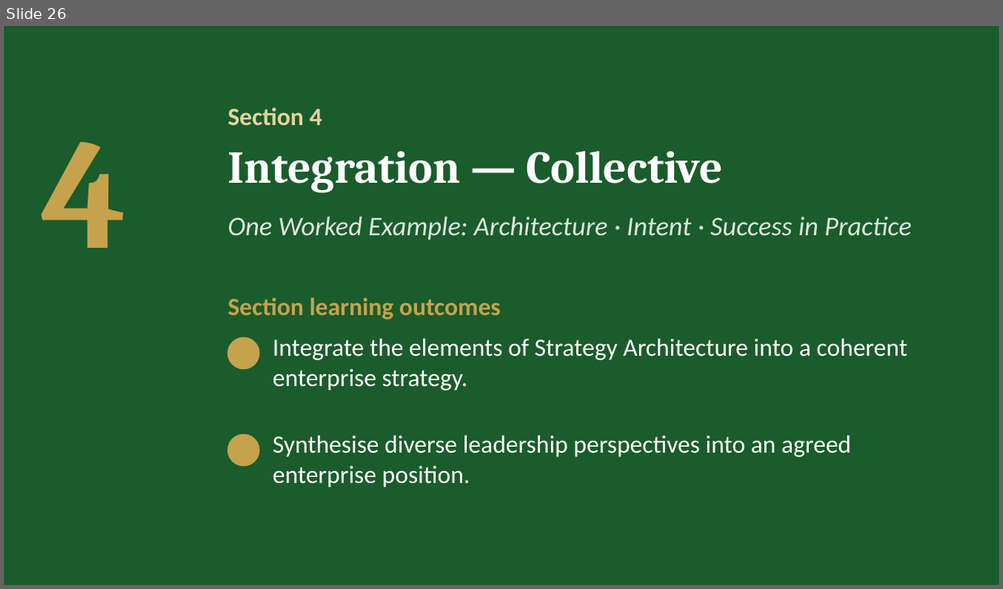
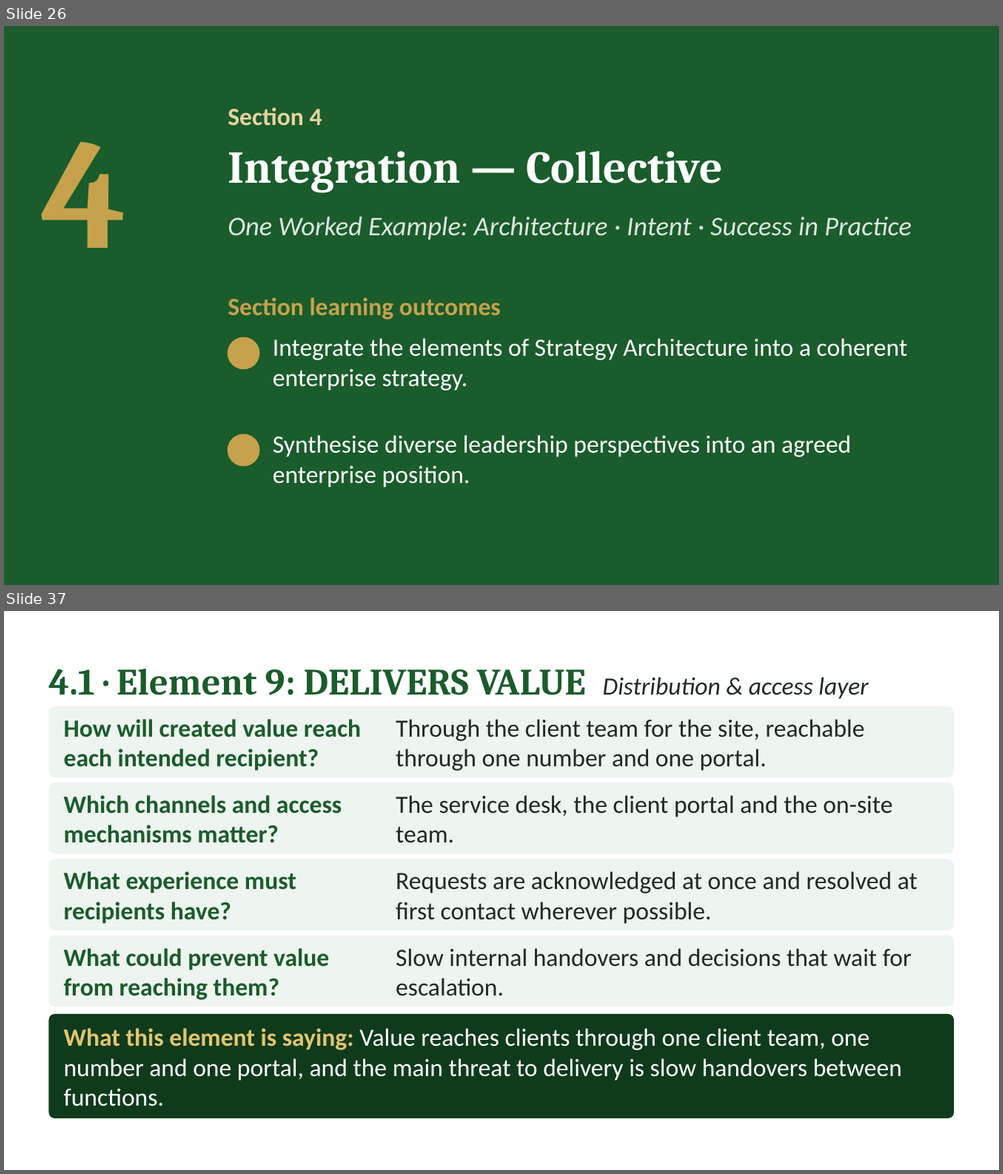
Before and after one commit to IBSL26/ibsl-platform, a slide deck: Unit decks/Unit 02 - Strategy Visioning & Success in Practice (SiP).pptx. Shown one above the other, each under a label of ours: slide 26 before the commit, slides 26 and 37 after it; the slides between them are not shown. The pictures are 1003x589 and 1003x1174 pixels, drawn with LibreOffice and Linux fonts; fonts in the diff are those of the drawing; background and template pictures are left out. Boxes give left, top, right and bottom in pixels: in the first picture for what was removed or moved away, otherwise in the second. Text is boxed around its words. In the diff, an @@ line names an element or a change of style, - is before the commit and + after.

```diff
--- a/Unit decks/Unit 02 - Strategy Visioning & Success in Practice (SiP).pptx
+++ b/Unit decks/Unit 02 - Strategy Visioning & Success in Practice (SiP).pptx
@@ slide 37 added at (x1=4, y1=611, x2=999, y2=1170), background #FFFFFF @@
@@ text added at (x1=48, y1=669, x2=868, y2=699), 36 pt, text #1A5C2C, bold @@
+4.1 · Element 9: DELIVERS VALUE Distribution & access layer
@@ rounded rectangle added at (x1=48, y1=706, x2=954, y2=777), fill #EEF4EF @@
@@ text added at (x1=64, y1=719, x2=361, y2=771), 24 pt, text #1A5C2C, bold @@
+How will created value reach each intended recipient?
@@ text added at (x1=395, y1=719, x2=865, y2=771), 24 pt, text #1F2A22 @@
+Through the client team for the site, reachable through one number and one portal.
@@ rounded rectangle added at (x1=48, y1=783, x2=954, y2=854), fill #EEF4EF @@
@@ text added at (x1=64, y1=795, x2=341, y2=843), 24 pt, text #1A5C2C, bold @@
+Which channels and access mechanisms matter?
@@ text added at (x1=395, y1=795, x2=892, y2=843), 24 pt, text #1F2A22 @@
+The service desk, the client portal and the on-site team.
@@ rounded rectangle added at (x1=48, y1=860, x2=954, y2=931), fill #EEF4EF @@
@@ text added at (x1=64, y1=871, x2=296, y2=924), 24 pt, text #1A5C2C, bold @@
+What experience must recipients have?
@@ text added at (x1=395, y1=871, x2=917, y2=924), 24 pt, text #1F2A22 @@
+Requests are acknowledged at once and resolved at first contact wherever possible.
@@ rounded rectangle added at (x1=48, y1=936, x2=954, y2=1006), fill #EEF4EF @@
@@ text added at (x1=64, y1=948, x2=329, y2=1000), 24 pt, text #1A5C2C, bold @@
+What could prevent value from reaching them?
@@ text added at (x1=395, y1=948, x2=911, y2=997), 24 pt, text #1F2A22 @@
+Slow internal handovers and decisions that wait for escalation.
@@ rounded rectangle added at (x1=48, y1=1014, x2=954, y2=1119), fill #0F3B1C @@
@@ text added at (x1=64, y1=1028, x2=902, y2=1107), 24 pt, text #FFFFFF @@
+What this element is saying: Value reaches clients through one client team, one number and one portal, and the main threat to delivery is slow handovers between functions.
```
Also in this commit, not shown: 3 slides changed, 22 other slides added, 5 slides removed.
